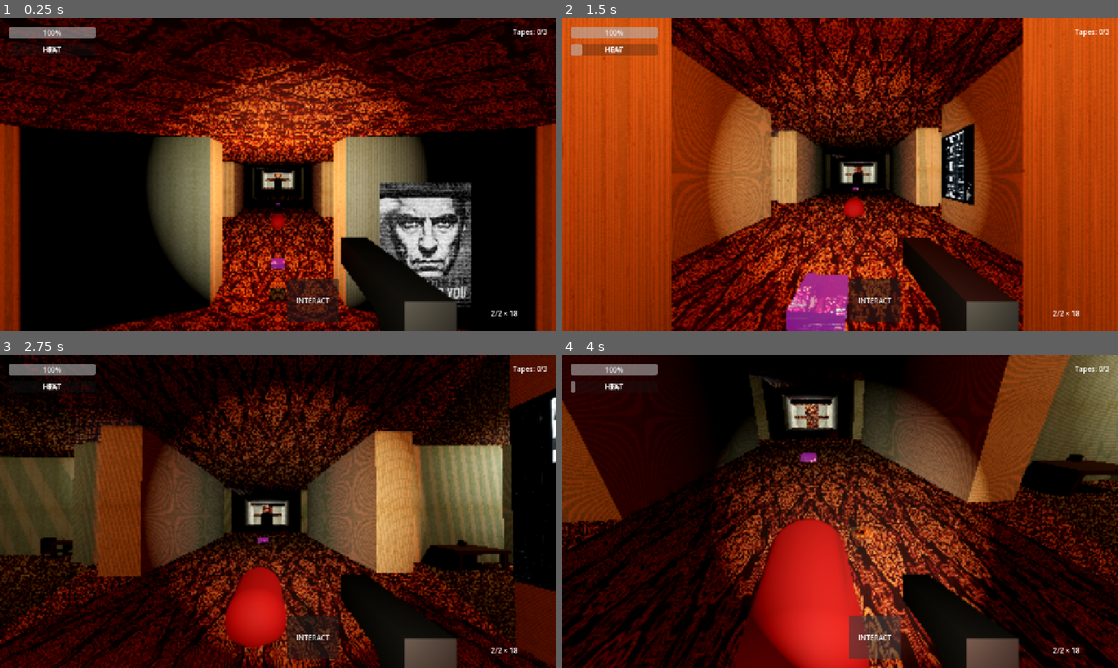
Above: before the commit, frames 1-4 (two rows, left to right).
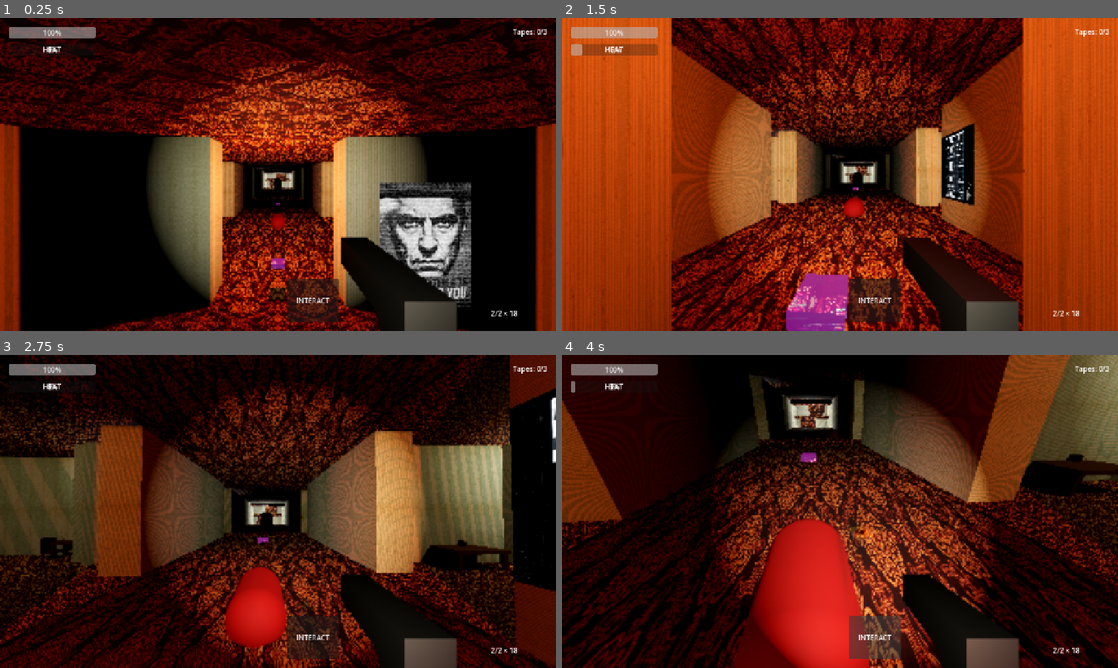
Above: after the commit, the same moments.

Repository: sergesvalov/alex_fight
Game: Godot game, scene res://scenes/levels/hotel_siberia/hotel_level.tscn
Two runs of this game, one before a commit and one after it. Both use one fixed random seed, a clock stepped at 60 frames per second and the inputs below.
Inputs (mouse positions are in pixels of both pictures, inside the frame that each line leads up to):
- Up to frame 1 (0.25 s): no input
- Up to frame 2 (1.5 s): move the mouse to (867, 174) at 0.52 s; hold Up (ui_up) from 0.53 s (still down); click (867, 174) at 0.6 s; move the mouse to (812, 174) at 1.27 s; click (812, 174) at 1.35 s
- Up to frame 3 (2.75 s): keep holding Up (ui_up); move the mouse to (289, 505) at 2.02 s; click (289, 505) at 2.1 s
- Up to frame 4 (4 s): move the mouse to (834, 517) at 2.77 s; click (834, 517) at 2.85 s; release Up (ui_up) at 3.5 s; click "INTERACT" at 3.5 s

The runs differ from the first frame. In frame 1, less than 0.1% of the frame differs, in the area x 48-52%, y 49-55%; in frame 2, less than 0.1%; in frame 3, less than 0.1%; in frame 4, 0.2%, in the area x 42-48%, y 16-24%.

Commit message:
fix: refactor stairwell geometry to make stairs parallel U-shape with a gap and proper headroom

Diff:
--- a/scenes/levels/hotel_siberia/stairwell.tscn
+++ b/scenes/levels/hotel_siberia/stairwell.tscn
@@ -51,39 +51,27 @@
 material = SubResource("StandardMaterial3D_floor")
 
 [node name="Ramp1_Up" type="CSGPolygon3D" parent="."]
-transform = Transform3D(-4.37114e-08, 0, 1, 0, 1, 0, -1, 0, -4.37114e-08, 1, 0, -3)
-polygon = PackedVector2Array(0, 0, 3, 2, 3, 0)
-depth = 2.0
+transform = Transform3D(-4.37114e-08, 0, 1, 0, 1, 0, -1, 0, -4.37114e-08, 0.5, 0, -3)
+polygon = PackedVector2Array(0, 0, 3, 2, 3, 1.5, 0, -0.5)
+depth = 2.5
 material = SubResource("StandardMaterial3D_floor")
 
 [node name="Ramp2_Up" type="CSGPolygon3D" parent="."]
-transform = Transform3D(-4.37114e-08, 0, -1, 0, 1, 0, 1, 0, -4.37114e-08, -1, 2, -6)
-polygon = PackedVector2Array(0, 0, 3, 2, 3, 0)
-depth = 2.0
+transform = Transform3D(-4.37114e-08, 0, -1, 0, 1, 0, 1, 0, -4.37114e-08, -0.5, 2, -6)
+polygon = PackedVector2Array(0, 0, 3, 2, 3, 1.5, 0, -0.5)
+depth = 2.5
 material = SubResource("StandardMaterial3D_floor")
 
 [node name="Ramp1_Down" type="CSGPolygon3D" parent="."]
-transform = Transform3D(-4.37114e-08, 0, -1, 0, 1, 0, 1, 0, -4.37114e-08, -3, -2, -3)
-polygon = PackedVector2Array(0, 2, 3, 0, 0, 0)
-depth = 2.0
+transform = Transform3D(-4.37114e-08, 0, -1, 0, 1, 0, 1, 0, -4.37114e-08, -0.5, -2, -6)
+polygon = PackedVector2Array(0, 0, 3, 2, 3, 1.5, 0, -0.5)
+depth = 2.5
 material = SubResource("StandardMaterial3D_floor")
 
 [node name="Ramp2_Down" type="CSGPolygon3D" parent="."]
-transform = Transform3D(-4.37114e-08, 0, 1, 0, 1, 0, -1, 0, -4.37114e-08, 3, -4, -6)
-polygon = PackedVector2Array(0, 2, 3, 0, 0, 0)
-depth = 2.0
-material = SubResource("StandardMaterial3D_floor")
-
-[node name="Ramp3_Up" type="CSGPolygon3D" parent="."]
-transform = Transform3D(-4.37114e-08, 0, 1, 0, 1, 0, -1, 0, -4.37114e-08, 1, 4, -3)
-polygon = PackedVector2Array(0, 0, 3, 2, 3, 0)
-depth = 2.0
-material = SubResource("StandardMaterial3D_floor")
-
-[node name="Ramp3_Down" type="CSGPolygon3D" parent="."]
-transform = Transform3D(-4.37114e-08, 0, -1, 0, 1, 0, 1, 0, -4.37114e-08, -3, -6, -3)
-polygon = PackedVector2Array(0, 2, 3, 0, 0, 0)
-depth = 2.0
+transform = Transform3D(-4.37114e-08, 0, 1, 0, 1, 0, -1, 0, -4.37114e-08, 0.5, -4, -3)
+polygon = PackedVector2Array(0, 0, 3, 2, 3, 1.5, 0, -0.5)
+depth = 2.5
 material = SubResource("StandardMaterial3D_floor")
 
 [node name="StairWallEast" type="CSGBox3D" parent="."]
